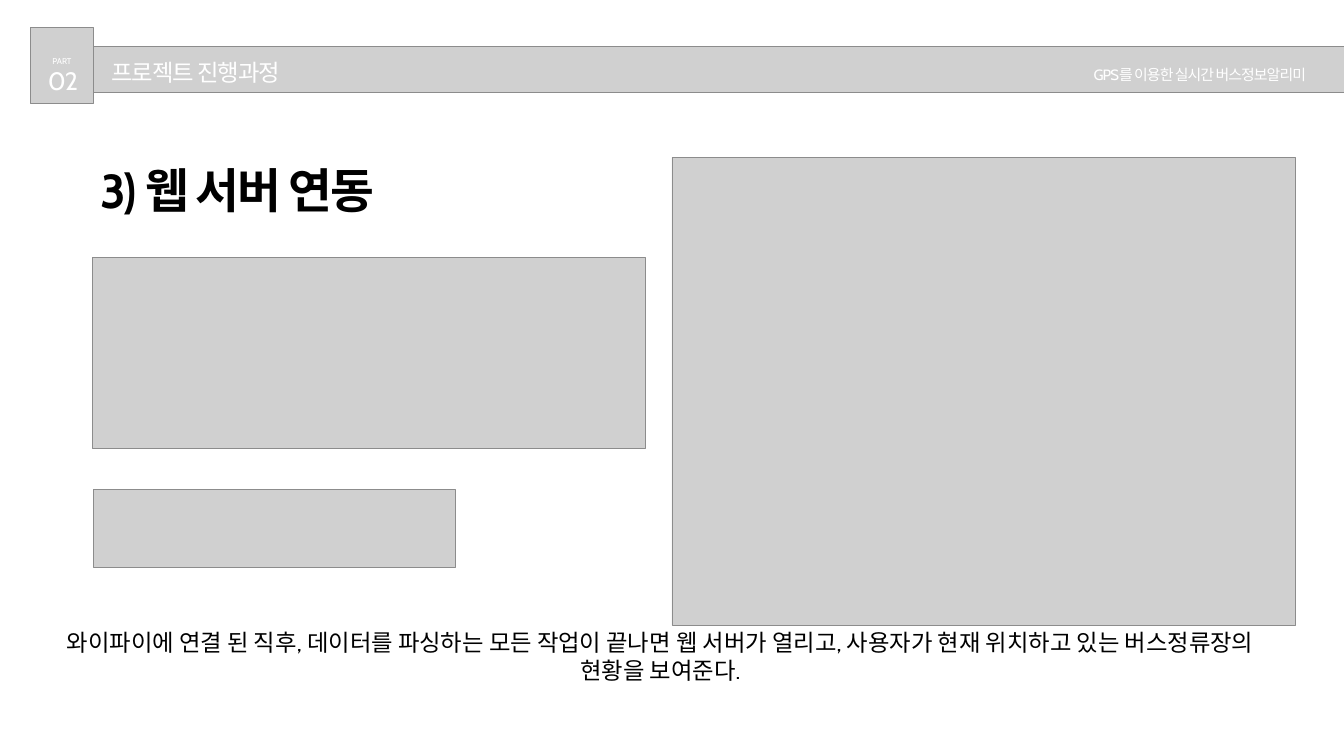
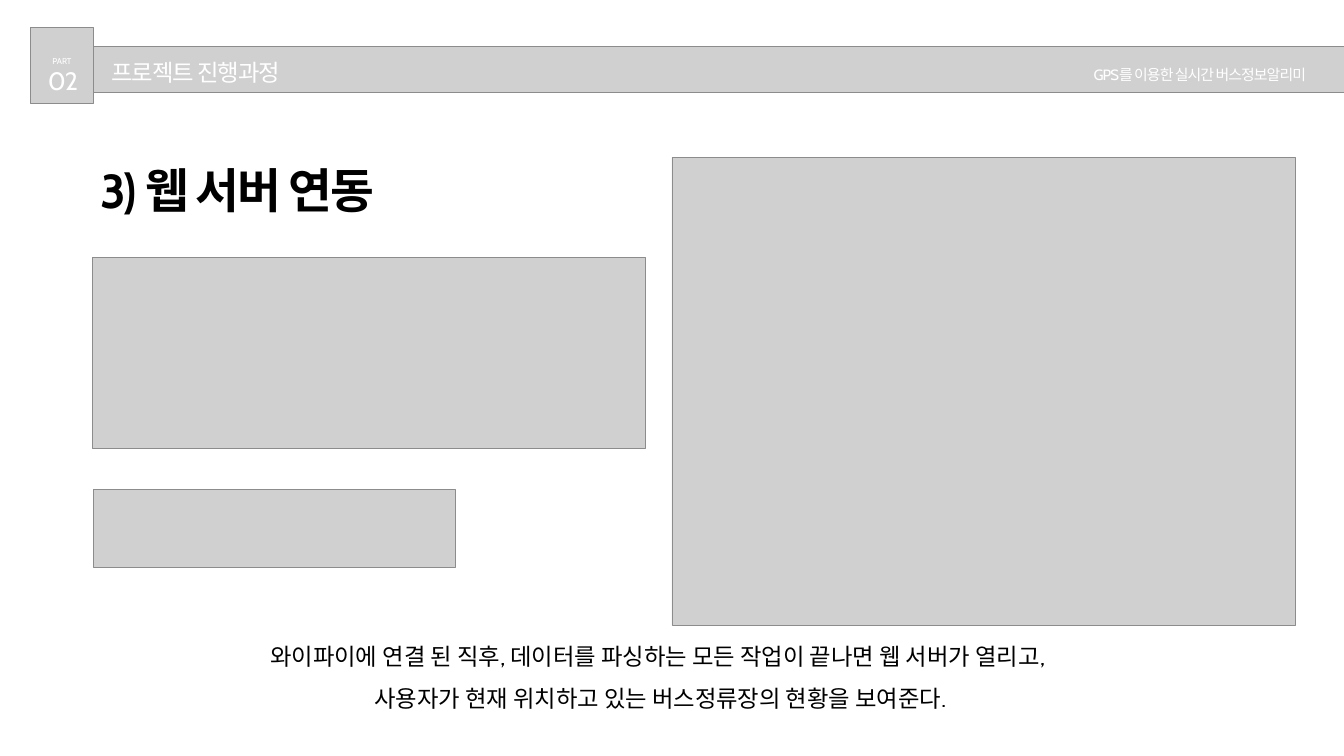
Before and after one commit to Hwan0808/Capstone_Project, a slide deck: slide 7 of 종합프로젝트설계_발표자료.pptx. Drawn at 1344x756 pixels with LibreOffice and Linux fonts; fonts in the diff are those of the drawing; grey boxes stand for pictures. Boxes give left, top, right and bottom in pixels: in the first picture for what was removed or moved away, otherwise in the second. Text is boxed around its words. In the diff, an @@ line names an element or a change of style, - is before the commit and + after.

```diff
--- a/종합프로젝트설계_발표자료.pptx
+++ b/종합프로젝트설계_발표자료.pptx
@@ text at [270,645,1045,709]: text changed @@
-와이파이에 연결 된 직후, 데이터를 파싱하는 모든 작업이 끝나면 웹 서버가 열리고, 사용자가 현재 위치하고 있는 버스정류장의 현황을 보여준다.
+와이파이에 연결 된 직후, 데이터를 파싱하는 모든 작업이 끝나면 웹 서버가 열리고,
+사용자가 현재 위치하고 있는 버스정류장의 현황을 보여준다.
```
Also in this commit, not shown: 6 other slides changed.
